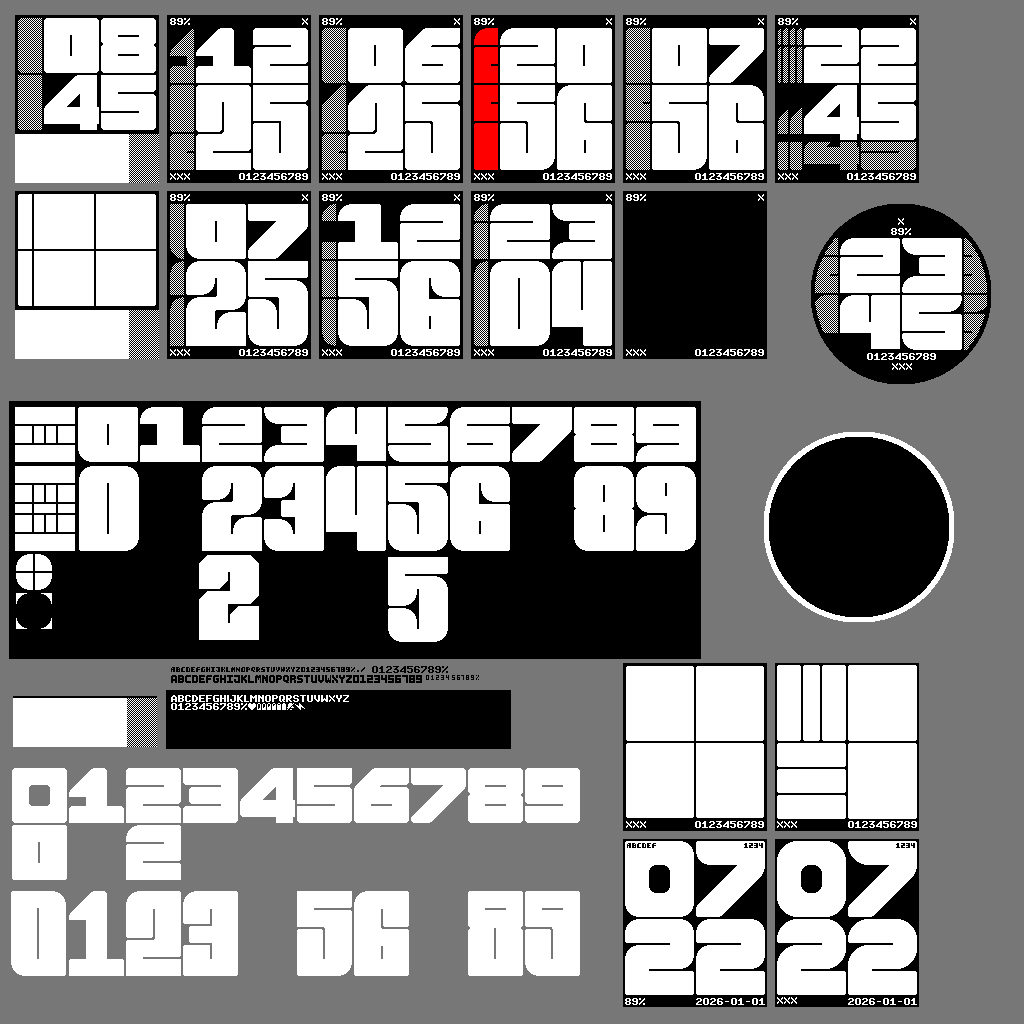
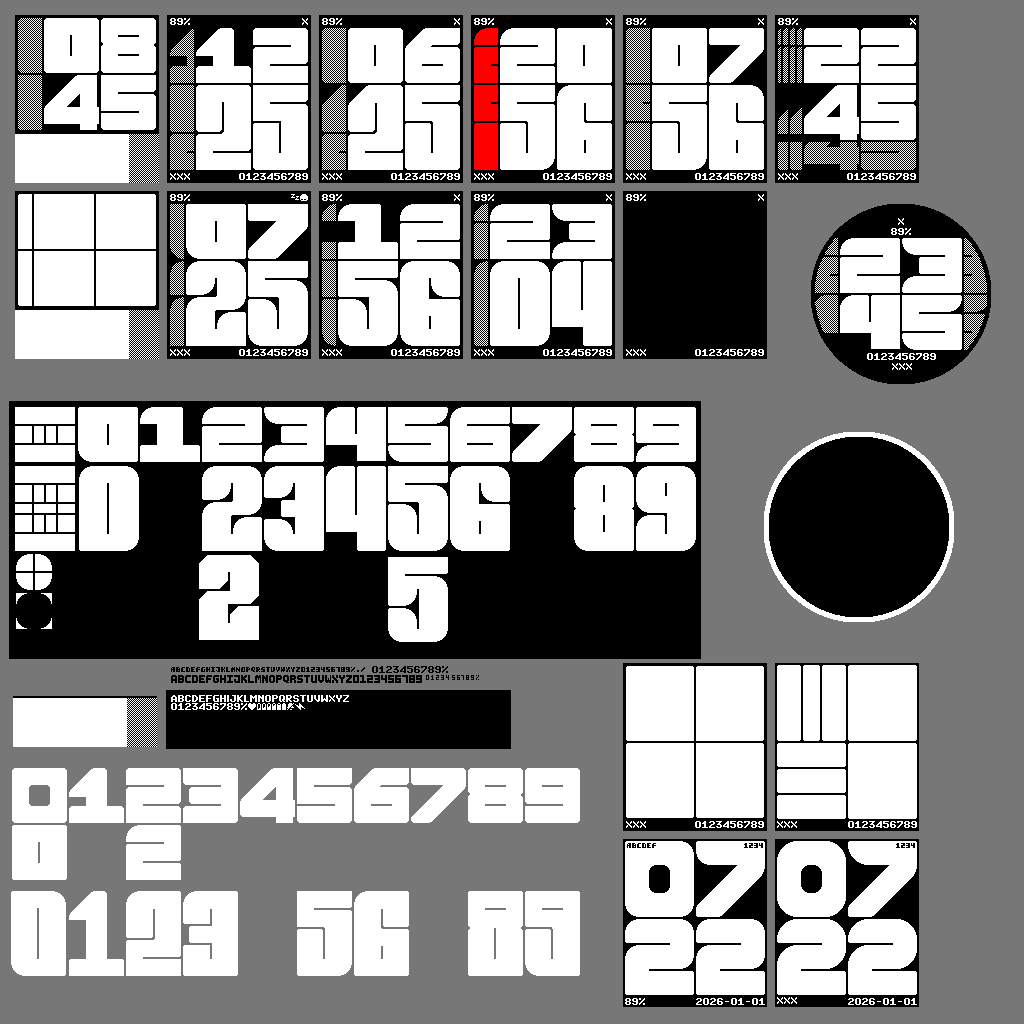
The second 1024 x 1024 image is a revision of the first. Changes to its layers:
painted on "fg" over box(291, 194, 308, 201)
